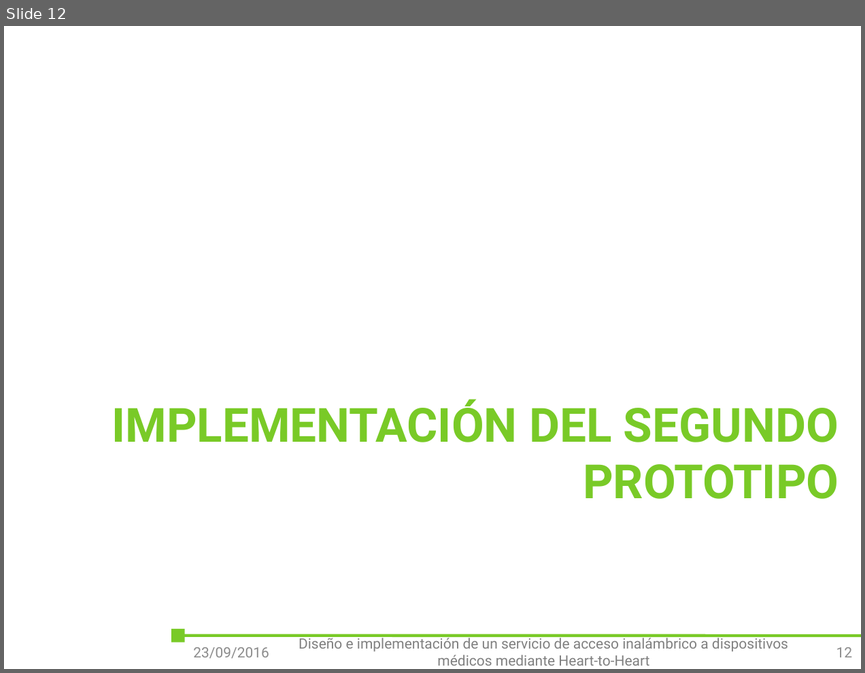
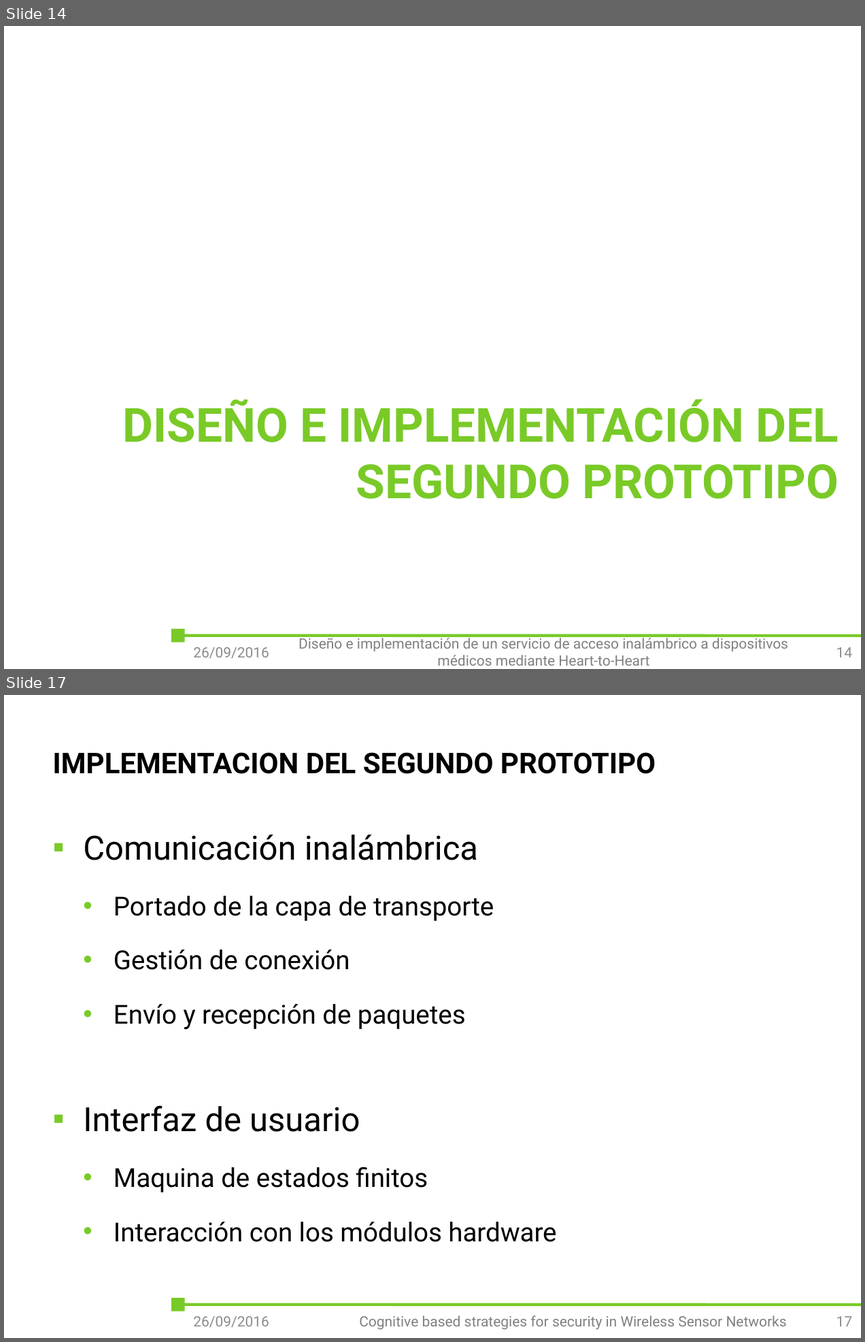
Before and after one commit to outsidersdelaelectronica/tiic-2015, a slide deck: doc/Tomas/presentacion/Diseño e implementación de un servicio de acceso inalámbrico a dispositivos médicos mediante Heart-to-Heart.pptx. Shown one above the other, each under a label of ours: slide 12 before the commit, slides 14 and 17 after it; the slides between them are not shown. The pictures are 865x673 and 865x1342 pixels, drawn with LibreOffice and Linux fonts; fonts in the diff are those of the drawing; background and template pictures are left out. Boxes give left, top, right and bottom in pixels: in the first picture for what was removed or moved away, otherwise in the second. Text is boxed around its words. In the diff, an @@ line names an element or a change of style, - is before the commit and + after.

```diff
--- a/doc/Tomas/presentacion/Diseño e implementación de un servicio de acceso inalámbrico a dispositivos médicos mediante Heart-to-Heart.pptx
+++ b/doc/Tomas/presentacion/Diseño e implementación de un servicio de acceso inalámbrico a dispositivos médicos mediante Heart-to-Heart.pptx
@@ slide 17 added at (x1=4, y1=695, x2=861, y2=1338), background #FFFFFF; not listed: 2 template elements that a slide beside it also shows @@
@@ title added at (x1=53, y1=752, x2=655, y2=774), 24 pt, text #000000, bold @@
+IMPLEMENTACION DEL SEGUNDO PROTOTIPO
@@ text added at (x1=83, y1=834, x2=556, y2=1242), 22 pt, text #000000 @@
+▪ Comunicación inalámbrica
+  • Portado de la capa de transporte
+  • Gestión de conexión
+  • Envío y recepción de paquetes
+▪ Interfaz de usuario
+  • Maquina de estados finitos
+  • Interacción con los módulos hardware
@@ text added at (x1=193, y1=1316, x2=269, y2=1327), 12 pt, text #8C8C8C @@
+26/09/2016
@@ text added at (x1=359, y1=1315, x2=787, y2=1329), 12 pt, text #808080 @@
+Cognitive based strategies for security in Wireless Sensor Networks
@@ page number added at (x1=836, y1=1316, x2=853, y2=1326), 12 pt, text #8C8C8C @@
+17
@@ what was slide 12 is now slide 14 @@
@@ slide 14 changed as well @@
@@ title at (x1=123, y1=399, x2=838, y2=499): text changed @@
-IMPLEMENTACIÓN DEL SEGUNDO PROTOTIPO
+DISEÑO E IMPLEMENTACIÓN DEL SEGUNDO PROTOTIPO
@@ text at (x1=193, y1=647, x2=269, y2=658): text changed @@
-23/09/2016
+26/09/2016
@@ page number at (x1=836, y1=647, x2=853, y2=657): text changed @@
-12
+14
```
Also in this commit, not shown: 15 other slides changed, 8 other slides added, 2 other files.
